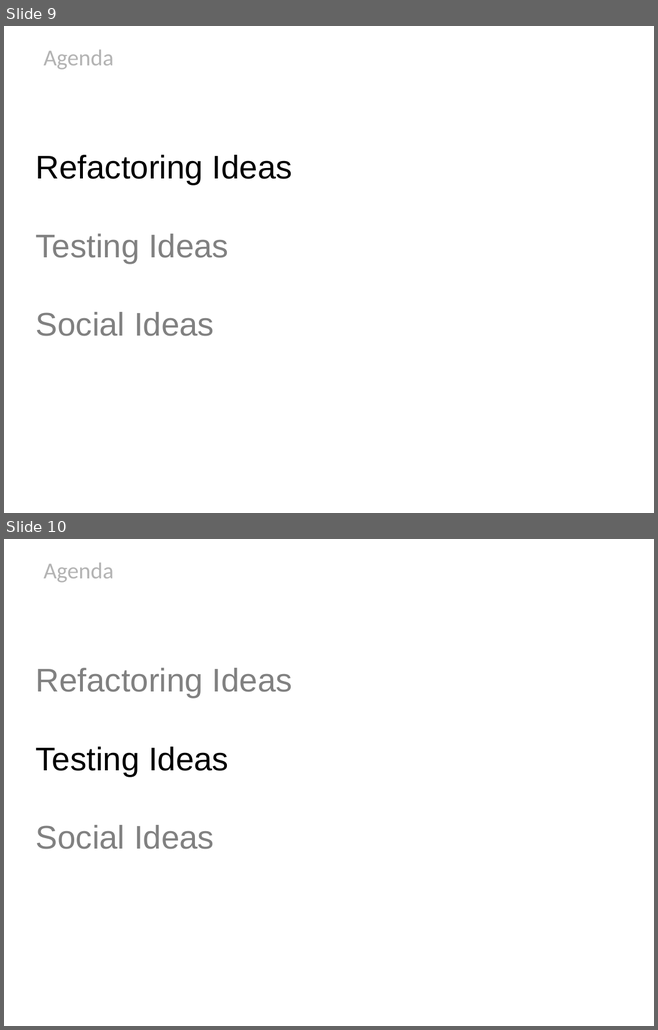
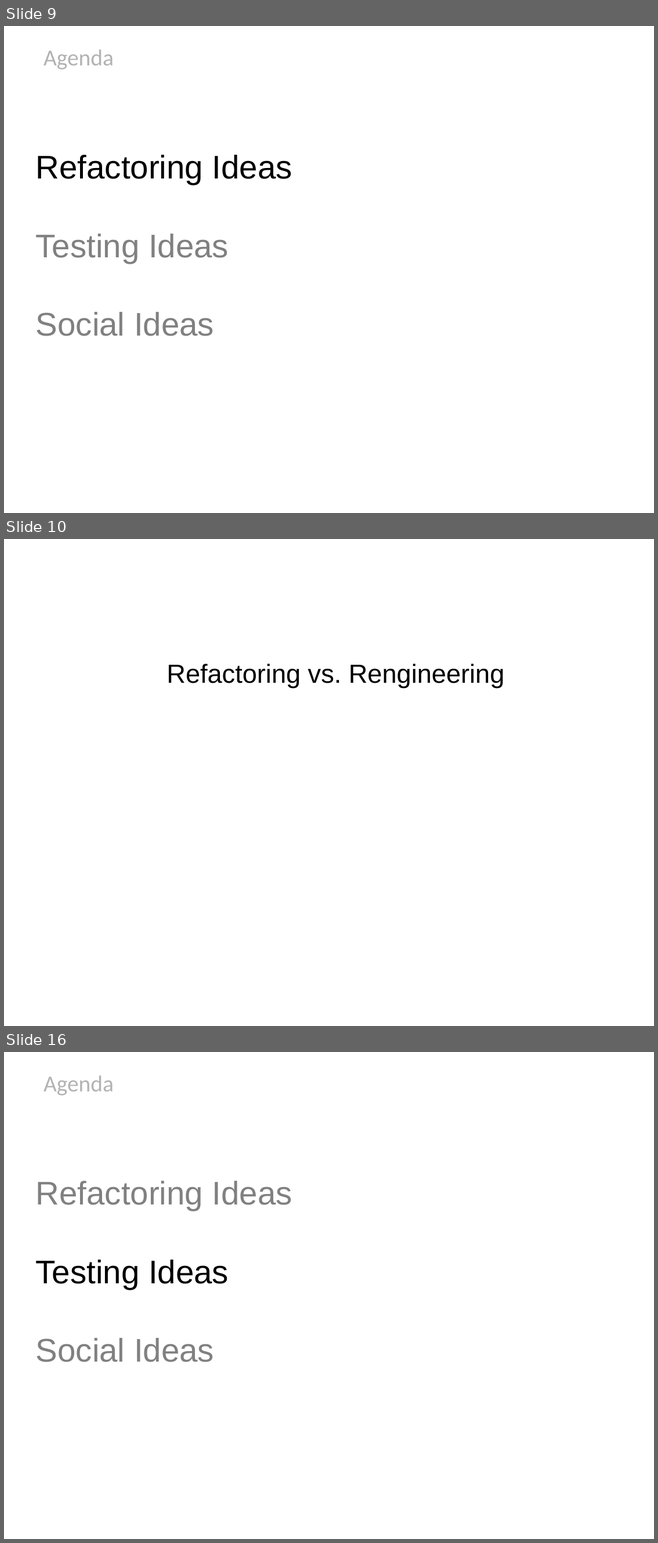
Before and after one commit to HamletDRC/presentations, a slide deck: newideasforoldcode/NewIdeasForOldCode_Confess2011.odp. Shown one above the other, each under a label of ours: slides 9 and 10 before the commit, slides 9, 10 and 16 after it; the slides between them are not shown. The pictures are 658x1030 and 658x1543 pixels, drawn with LibreOffice and Linux fonts; fonts in the diff are those of the drawing; background and template pictures are left out. Boxes give left, top, right and bottom in pixels: in the first picture for what was removed or moved away, otherwise in the second. Text is boxed around its words. In the diff, an @@ line names an element or a change of style, - is before the commit and + after.

Commit message:
basic refactoring slides

```diff
--- a/newideasforoldcode/NewIdeasForOldCode_Confess2011.odp
+++ b/newideasforoldcode/NewIdeasForOldCode_Confess2011.odp
@@ slide 10 added at bbox=[4, 539, 654, 1026], background picture (left out) @@
@@ subtitle added at bbox=[166, 664, 505, 688], 32 pt, text #000000 @@
+Refactoring vs. Rengineering
@@ what was slide 10 is now slide 16 @@
```
Also in this commit, not shown: 1 slide changed, 5 other slides added, 1 other file.
